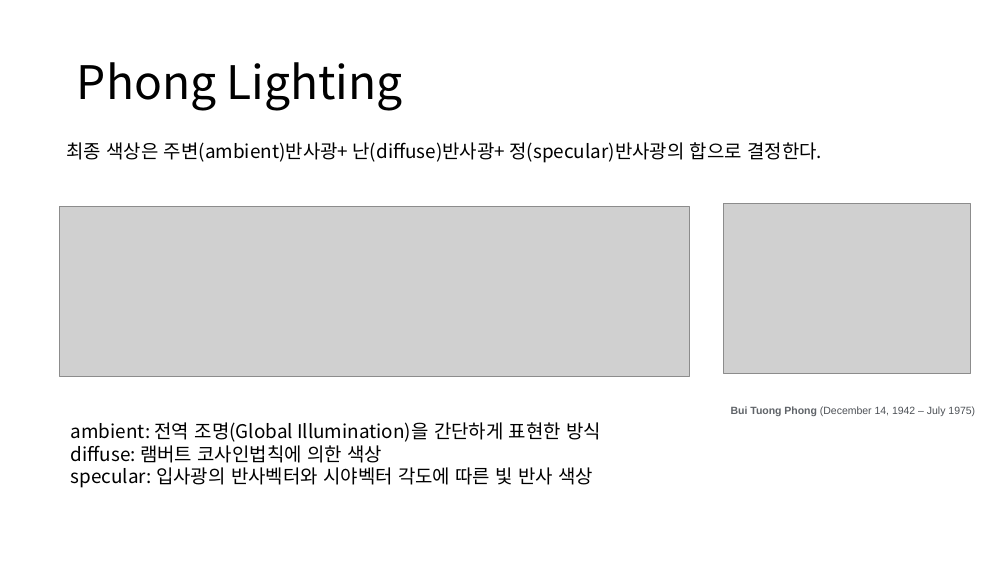
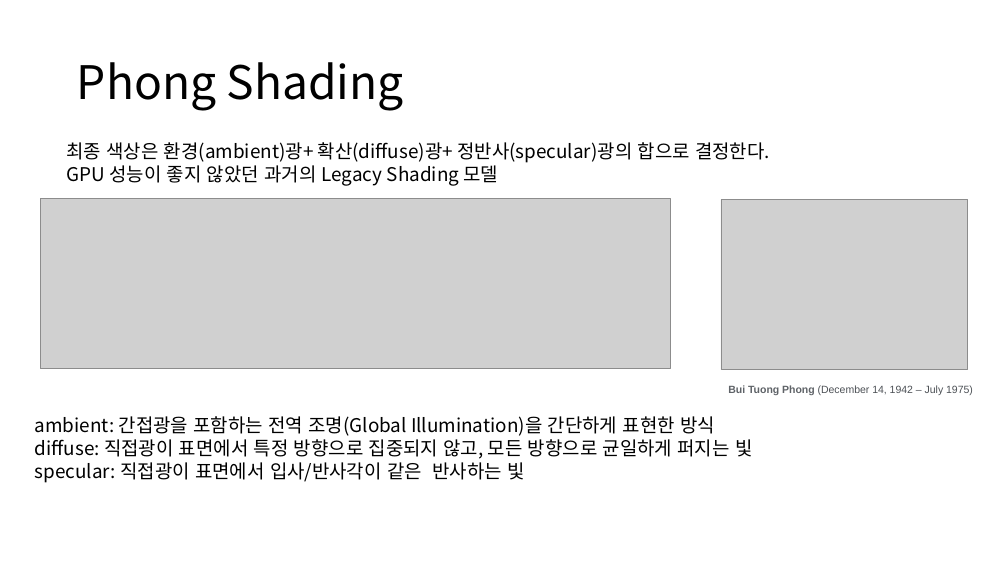
Before and after one commit to ldw9981/D3D11_Tutorial, a slide deck: slide 3 of Documents/07-Lighting2(Blinn-Phong).pptx. Drawn at 1008x567 pixels with LibreOffice and Linux fonts; fonts in the diff are those of the drawing; grey boxes stand for pictures. Boxes give left, top, right and bottom in pixels: in the first picture for what was removed or moved away, otherwise in the second. Text is boxed around its words. In the diff, an @@ line names an element or a change of style, - is before the commit and + after.

```diff
--- a/Documents/07-Lighting2(Blinn-Phong).pptx
+++ b/Documents/07-Lighting2(Blinn-Phong).pptx
@@ title at (77,62,404,111): text changed @@
-Phong Lighting
+Phong Shading
@@ text at (66,142,770,186): text changed @@
-최종 색상은 주변(ambient)반사광+ 난(diffuse)반사광+ 정(specular)반사광의 합으로 결정한다.
+최종 색상은 환경(ambient)광+ 확산(diffuse)광+ 정반사(specular)광의 합으로 결정한다.
+GPU 성능이 좋지 않았던 과거의 Legacy Shading 모델
@@ picture: place and size @@
-picture at (59,206,689,377)
+picture at (40,198,670,368)
@@ picture: place and size @@
-picture at (724,203,971,374)
+picture at (721,200,969,370)
@@ text "Bui Tuong Phong (December 14, ...": place and size @@
-text "Bui Tuong Phong (December 14, ..." at (731,406,975,416)
+text "Bui Tuong Phong (December 14, ..." at (728,385,973,395)
@@ text at (35,416,752,483): text changed @@
-ambient: 전역 조명(Global Illumination)을 간단하게 표현한 방식
-diffuse: 램버트 코사인법칙에 의한 색상
-specular: 입사광의 반사벡터와 시야벡터 각도에 따른 빛 반사 색상
+ambient: 간접광을 포함하는 전역 조명(Global Illumination)을 간단하게 표현한 방식
+diffuse: 직접광이 표면에서 특정 방향으로 집중되지 않고, 모든 방향으로 균일하게 퍼지는 빛
+specular: 직접광이 표면에서 입사/반사각이 같은 반사하는 빛
```
Also in this commit, not shown: 6 other slides changed, 3 slides added, 3 other files.
